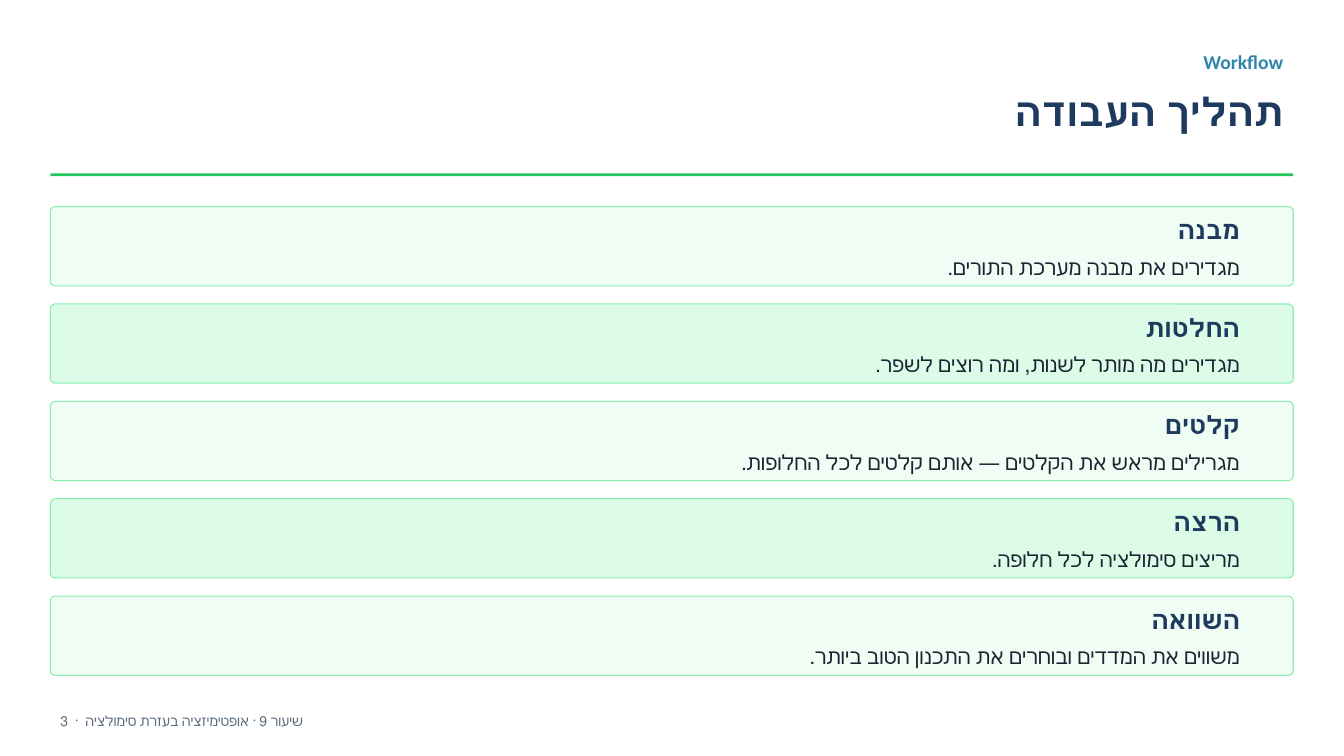
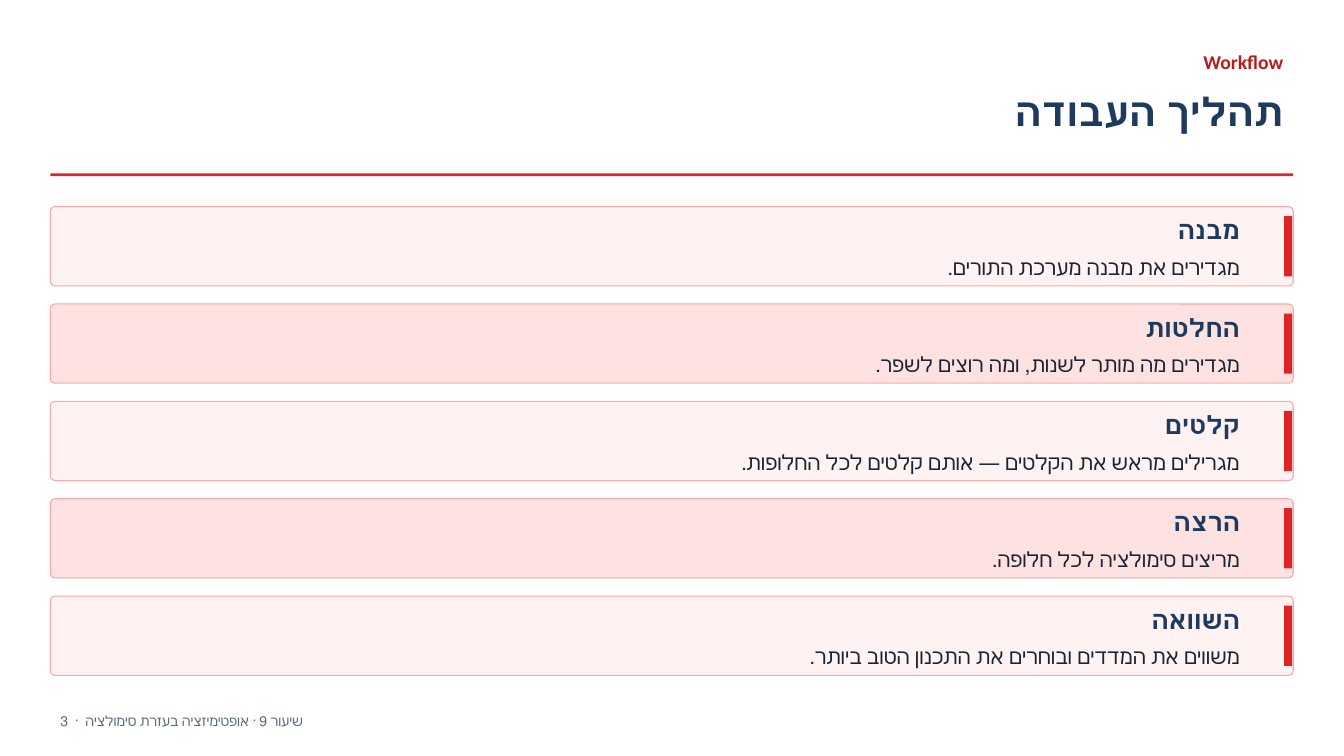
Before and after one commit to eliransher/sim_course, a slide deck: slide 4 of lectures/presentation/notebook_9_queueing_network_analysis.pptx. Drawn at 1344x756 pixels with LibreOffice and Linux fonts; fonts in the diff are those of the drawing. Boxes give left, top, right and bottom in pixels: in the first picture for what was removed or moved away, otherwise in the second. Text is boxed around its words. In the diff, an @@ line names an element or a change of style, - is before the commit and + after.

```diff
--- a/lectures/presentation/notebook_9_queueing_network_analysis.pptx
+++ b/lectures/presentation/notebook_9_queueing_network_analysis.pptx
@@ text "Workflow" at bbox=[1203, 55, 1283, 69]: text colour #2E86AB to #B91C1C @@
@@ rectangle at bbox=[50, 173, 1294, 176]: fill #22C55E to #DC2626 @@
@@ rectangle added at bbox=[1285, 216, 1293, 276], fill #DC2626 @@
@@ rounded rectangle at bbox=[50, 304, 1294, 384]: fill #DCFCE7 to #FEE2E2; outline #86EFAC 0.75 pt to #FCA5A5 0.75 pt @@
@@ rectangle added at bbox=[1285, 314, 1293, 374], fill #DC2626 @@
@@ rectangle added at bbox=[1285, 411, 1293, 472], fill #DC2626 @@
@@ rounded rectangle at bbox=[50, 499, 1294, 579]: fill #DCFCE7 to #FEE2E2; outline #86EFAC 0.75 pt to #FCA5A5 0.75 pt @@
@@ rectangle added at bbox=[1285, 508, 1293, 569], fill #DC2626 @@
@@ fill #F0FDF4 to #FEF2F2; outline #86EFAC 0.75 pt to #FCA5A5 0.75 pt in 3 elements at bbox=[50, 207, 1294, 286], bbox=[50, 401, 1294, 481], bbox=[50, 596, 1294, 676] @@
@@ rectangle added at bbox=[1285, 606, 1293, 666], fill #DC2626 @@
```
Also in this commit, not shown: 18 other slides changed, 3 other files.
